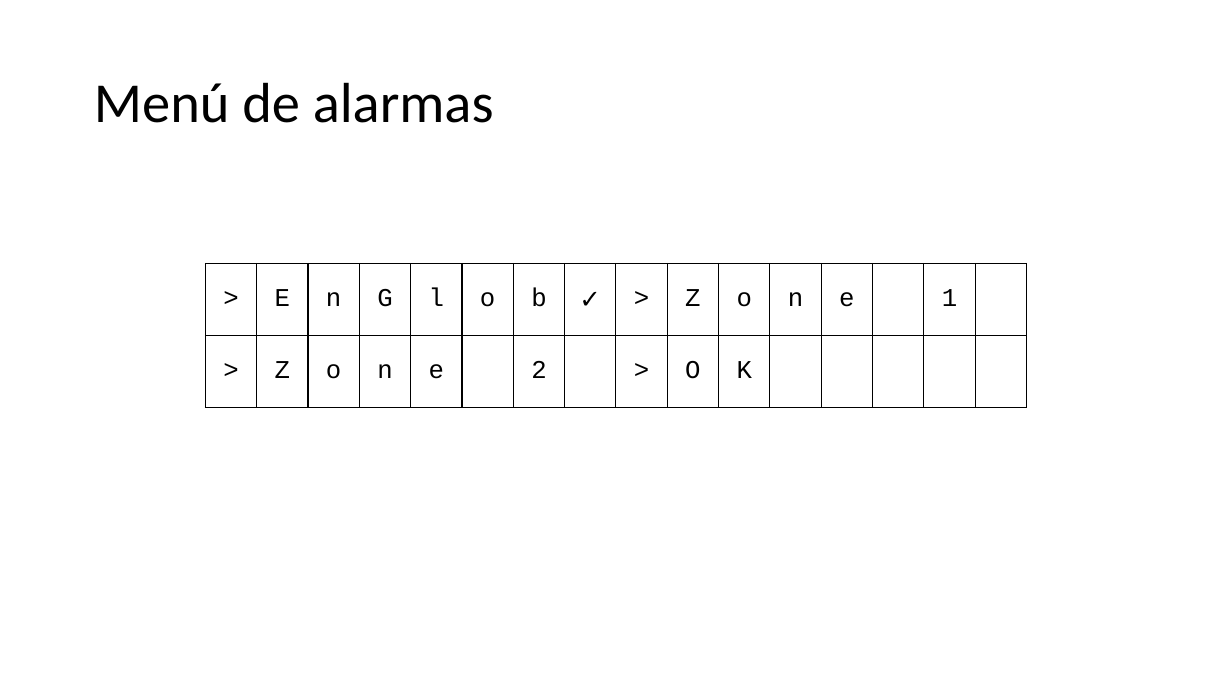
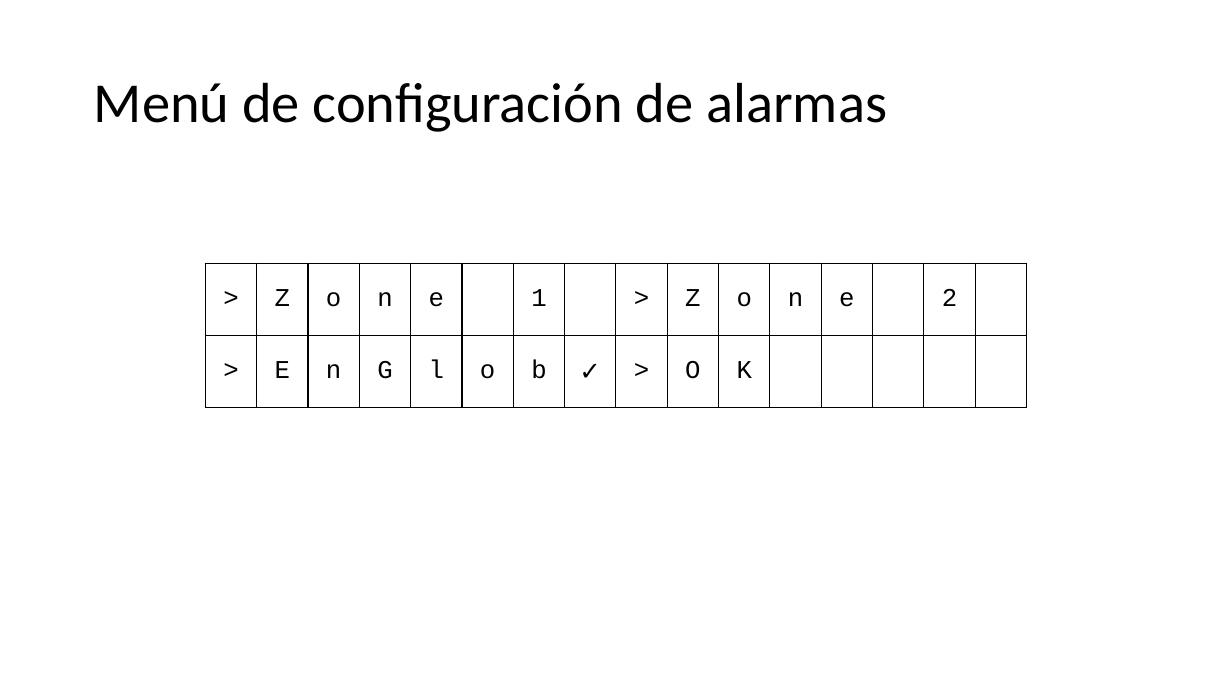
Before and after one commit to JaviHorta/firmware, a slide deck: slide 9 of menus sistema de alarma.pptx. Drawn at 1232x693 pixels with LibreOffice and Linux fonts; fonts in the diff are those of the drawing. Boxes give left, top, right and bottom in pixels: in the first picture for what was removed or moved away, otherwise in the second. Text is boxed around its words. In the diff, an @@ line names an element or a change of style, - is before the commit and + after.

```diff
--- a/menus sistema de alarma.pptx
+++ b/menus sistema de alarma.pptx
@@ title at (94,82,887,132): text changed @@
-Menú de alarmas
+Menú de configuración de alarmas
@@ table at (205,263,1033,408) @@
-row 1: > | E | n | G | l | o | b | ✓ | > | Z | o | n | e |  | 1 | 
+row 1: > | Z | o | n | e |  | 1 |  | > | Z | o | n | e |  | 2 | 
-row 2: > | Z | o | n | e |  | 2 |  | > | O | K |  |  |  |  | 
+row 2: > | E | n | G | l | o | b | ✓ | > | O | K |  |  |  |  | 
```
Also in this commit, not shown: 1 other slide changed, 1 other file.
